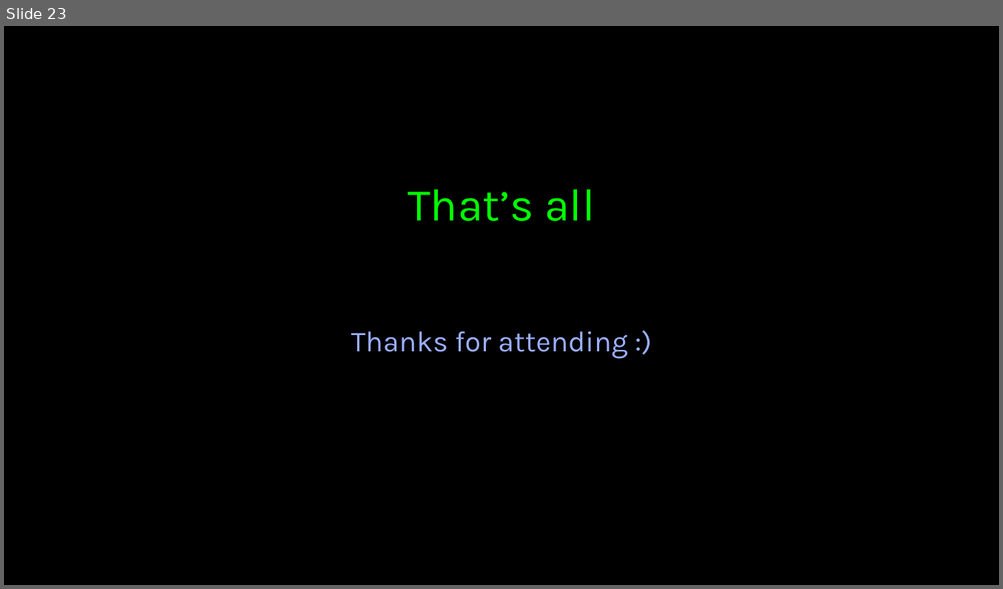
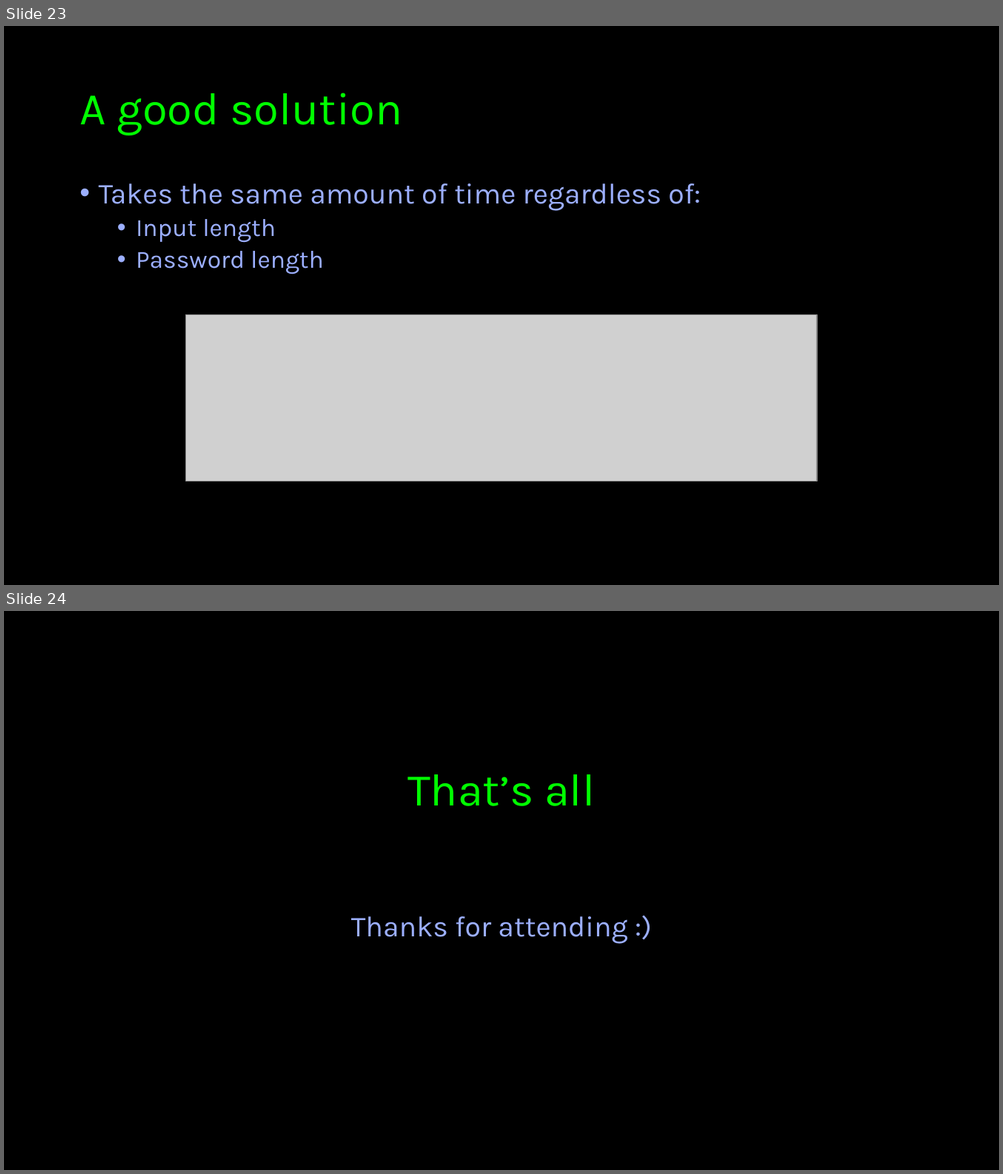
Before and after one commit to imperialcybersoc/cs102-timing_attacks, a slide deck: cs102-timing_attacks.pptx. Shown one above the other, each under a label of ours: slide 23 before the commit, slides 23 and 24 after it. The pictures are 1003x589 and 1003x1174 pixels, drawn with LibreOffice and Linux fonts; fonts in the diff are those of the drawing; grey boxes stand for pictures; background and template pictures are left out. Boxes give left, top, right and bottom in pixels: in the first picture for what was removed or moved away, otherwise in the second. Text is boxed around its words. In the diff, an @@ line names an element or a change of style, - is before the commit and + after.

```diff
--- a/cs102-timing_attacks.pptx
+++ b/cs102-timing_attacks.pptx
@@ slide 23 added at [4,26,999,585], background #000000 @@
@@ title added at [79,93,402,136], 44 pt, text #00FF00 @@
+A good solution
@@ text added at [99,184,700,275], 28 pt, text #9CAFFF @@
+• Takes the same amount of time regardless of:
+  • Input length
+  • Password length
@@ picture added at [186,315,817,482] @@
@@ what was slide 23 is now slide 24 @@
```
Also in this commit, not shown: 4 slides changed, 4 other slides added, 4 slides removed.
